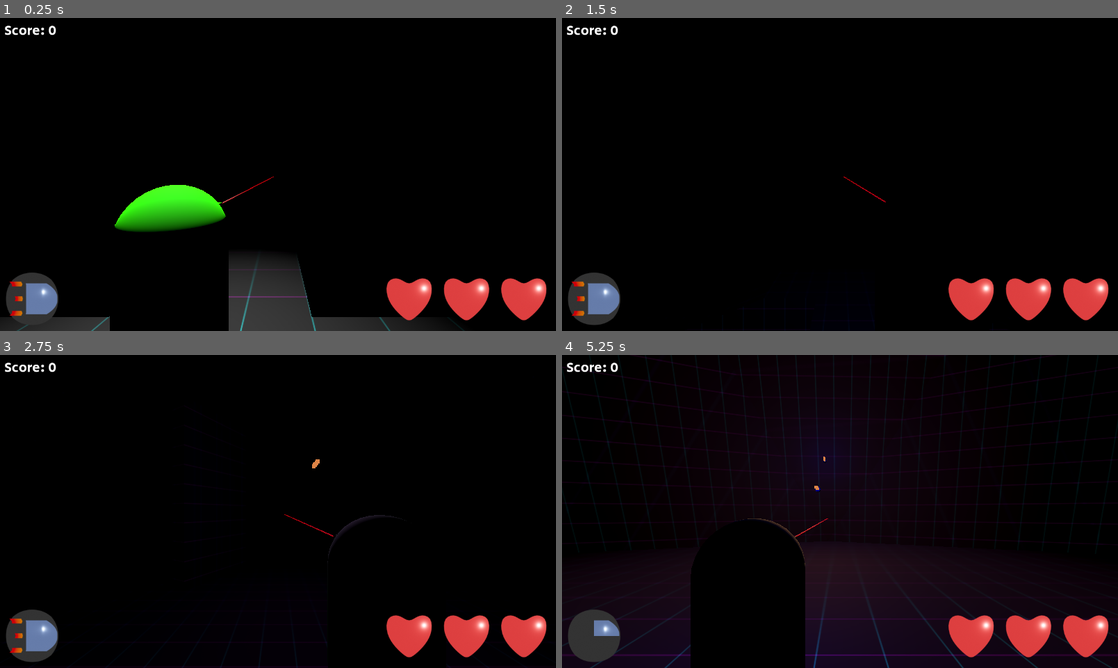
Above: before the commit, frames 1-4 (two rows, left to right).
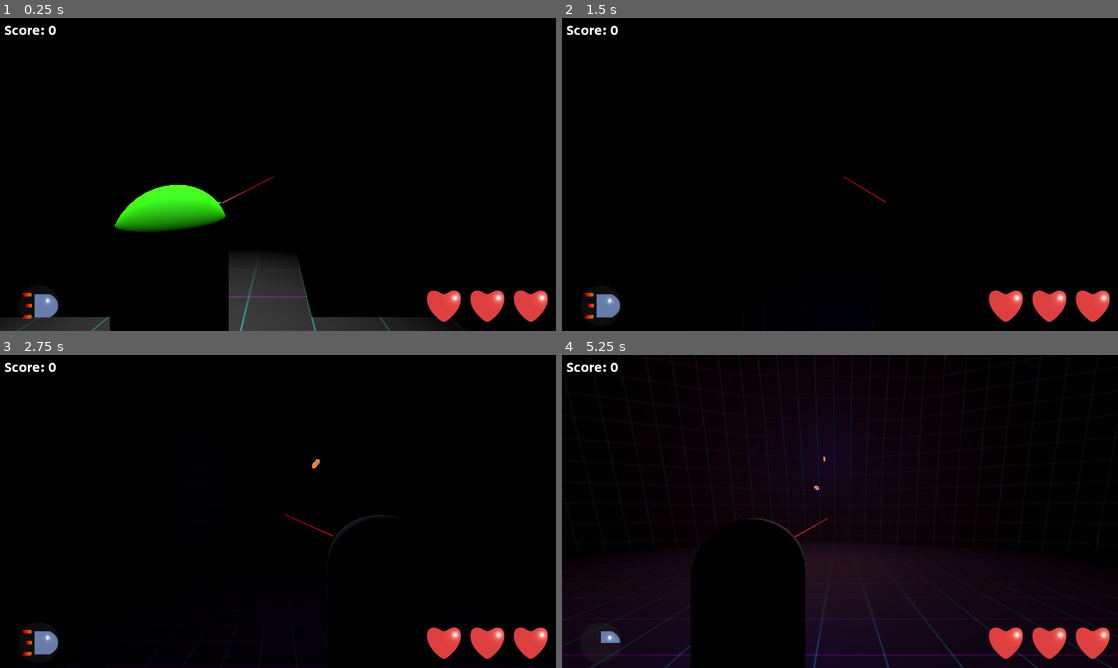
Above: after the commit, the same moments.

Repository: Sprotex/ludum-dare-54
Game: Godot game, scene res://level.tscn
The game is run twice, just before and just after one commit, with the same random seed, the same clock (stepped at 60 frames per second) and the same inputs.
Inputs (mouse positions are in pixels of both pictures, inside the frame that each line leads up to):
- Up to frame 1 (0.25 s): no input
- Up to frame 2 (1.5 s): tap Enter at 0.5 s; move the mouse to (867, 174) at 0.52 s; hold W (move_forward) from 0.53 s (still down); tap C (camera_swap) at 0.6, 1.35 s; click (867, 174) at 0.67 s; tap Space (jump) at 0.77 s; move the mouse to (812, 174) at 1.27 s
- Up to frame 3 (2.75 s): keep holding W (move_forward); tap Space (jump) at 1.52 s; move the mouse to (289, 505) at 2.02 s; tap C (camera_swap) at 2.1 s
- Up to frame 4 (5.25 s): keep holding W (move_forward); move the mouse to (834, 517) at 2.77 s; tap C (camera_swap) every 0.75 s from 2.85 to 5.1 s; click (834, 517) at 2.92 s; tap Space (jump) at 3.02, 3.77, 4.52 s; move the mouse to (878, 514) at 3.52 s; move the mouse to (795, 508) at 4.27 s; move the mouse to (845, 511) at 5.02 s; click (845, 511) at 5.17 s

The runs differ from the first frame. In frame 1, 3.6% of the frame differs, in the area x 1-99%, y 81-98%; in frame 2, 3.7%; in frame 3, 3.7%; in frame 4, 3.8%.

Commit message:
upgrade sprites and camera rig

Diff:
--- a/autoload/user_interface/health_scene.tscn
+++ b/autoload/user_interface/health_scene.tscn
@@ -4,3 +4,4 @@
 
 [node name="health_scene" type="TextureRect"]
 texture = ExtResource("1_qhw3j")
+stretch_mode = 4
--- a/autoload/user_interface/user_interface.tscn
+++ b/autoload/user_interface/user_interface.tscn
@@ -71,13 +71,11 @@
 
 [node name="HBoxContainer" type="HBoxContainer" parent="Anchors/BottomRightAnchor" node_paths=PackedStringArray("emphasis_control")]
 layout_mode = 2
+size_flags_vertical = 8
 alignment = 2
 script = ExtResource("5_ujoqm")
 heart_scene = ExtResource("6_dxy0m")
 emphasis_control = NodePath("..")
-
-[node name="TextureRect" type="TextureRect" parent="Anchors/BottomRightAnchor/HBoxContainer"]
-layout_mode = 2
 
 [node name="DeathScreen" type="PanelContainer" parent="Anchors"]
 self_modulate = Color(0, 0, 0, 1)
--- a/character/player/camera_rig.gd
+++ b/character/player/camera_rig.gd
@@ -10,7 +10,7 @@
 @export var character_body: Character
 
 @onready var camera_starting_point = camera.transform.origin
-@onready var camera_side = 1
+@onready var camera_side = position.x
 
 
 func _ready() -> void:
@@ -24,9 +24,9 @@
     var target_position = Vector3(camera_side, position.y, position.z)
     tween.tween_property(self, "position", target_position, 0.5)
   if raycast.is_colliding():
-    camera.global_transform.origin = raycast.get_collision_point()
+    camera.global_position = raycast.get_collision_point()
   else:
-    camera.transform.origin = camera_starting_point
+    camera.position = camera_starting_point
 
 
 func _process(_delta: float) -> void:
Binary file changed: asset/bullet.png
Binary file changed: asset/heart.png
Binary file changed: asset/white.png
